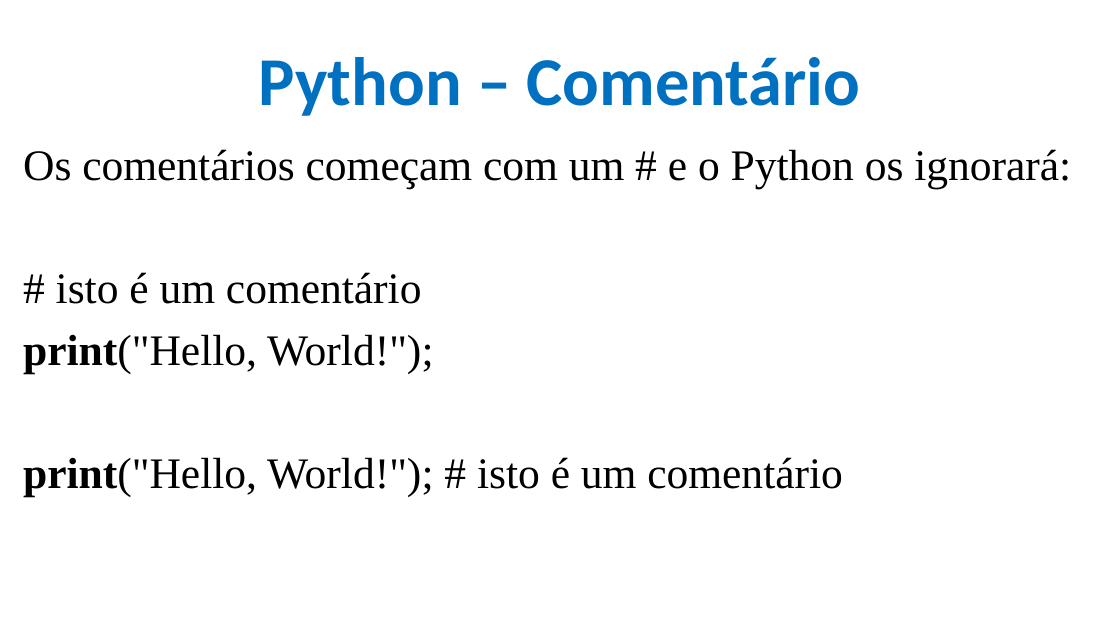
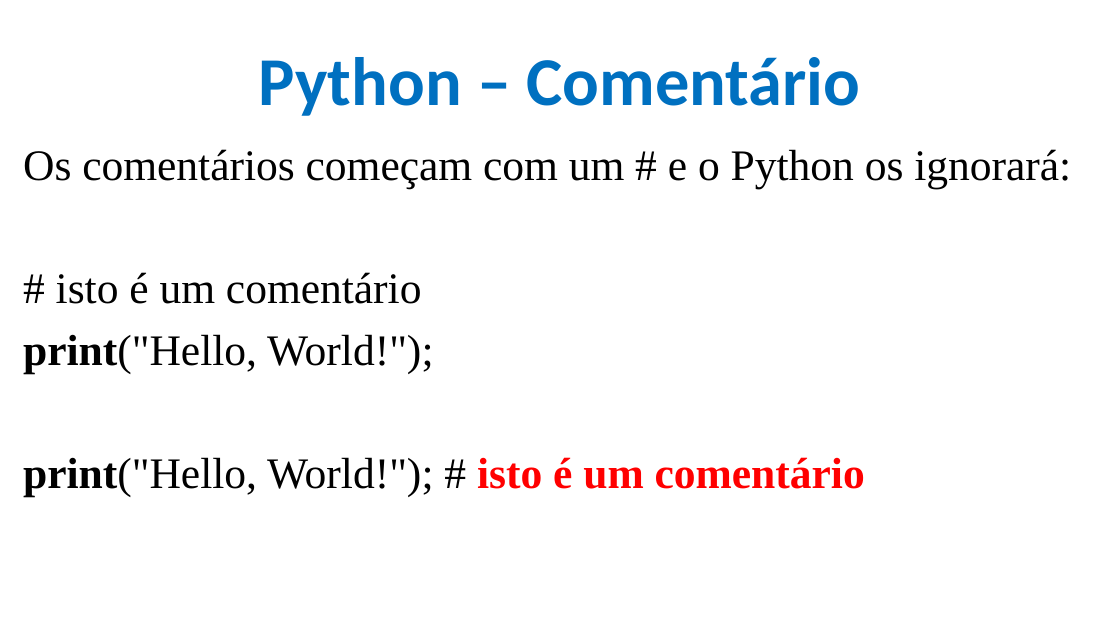
Before and after one commit to CloudEducationBrazil/WydenPythonParadigmas, a slide deck: slide 3 of 01 Classes/Aula 03 Programação Python - input output de Dados Formatação e Estrutura de Sequencial.pptx. Drawn at 1120x630 pixels with LibreOffice and Linux fonts; fonts in the diff are those of the drawing; background and template pictures are left out. Boxes give left, top, right and bottom in pixels: in the first picture for what was removed or moved away, otherwise in the second. Text is boxed around its words. In the diff, an @@ line names an element or a change of style, - is before the commit and + after.

Commit message:
PPTs Aulas 2 a 8 Python 24/08/2022

```diff
--- a/01 Classes/Aula 03 Programação Python - input output de Dados Formatação e Estrutura de Sequencial.pptx
+++ b/01 Classes/Aula 03 Programação Python - input output de Dados Formatação e Estrutura de Sequencial.pptx
@@ text at bbox=[23, 457, 865, 497]: text colour #000000 to #FF0000, bold on in "isto é um comentário" @@
```
